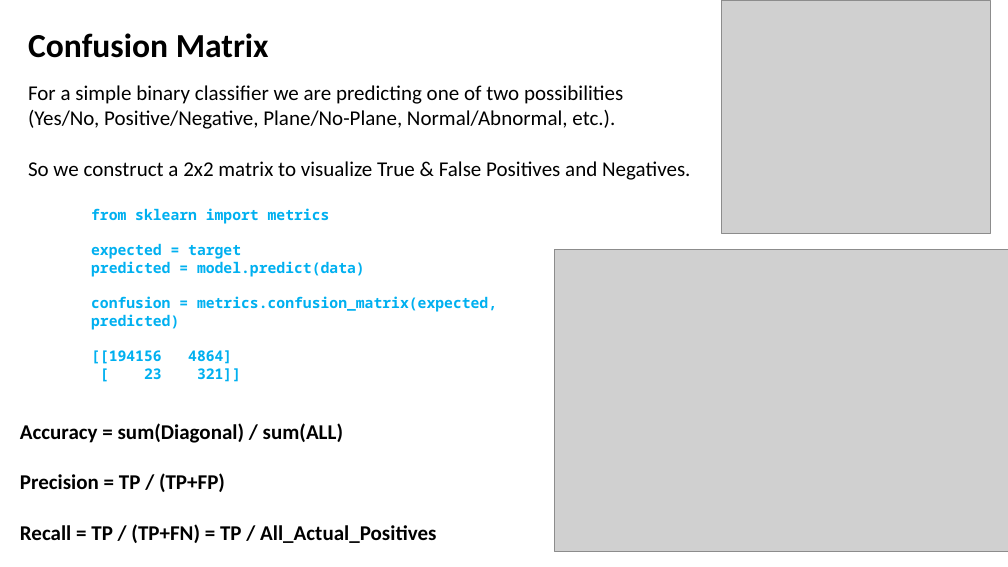
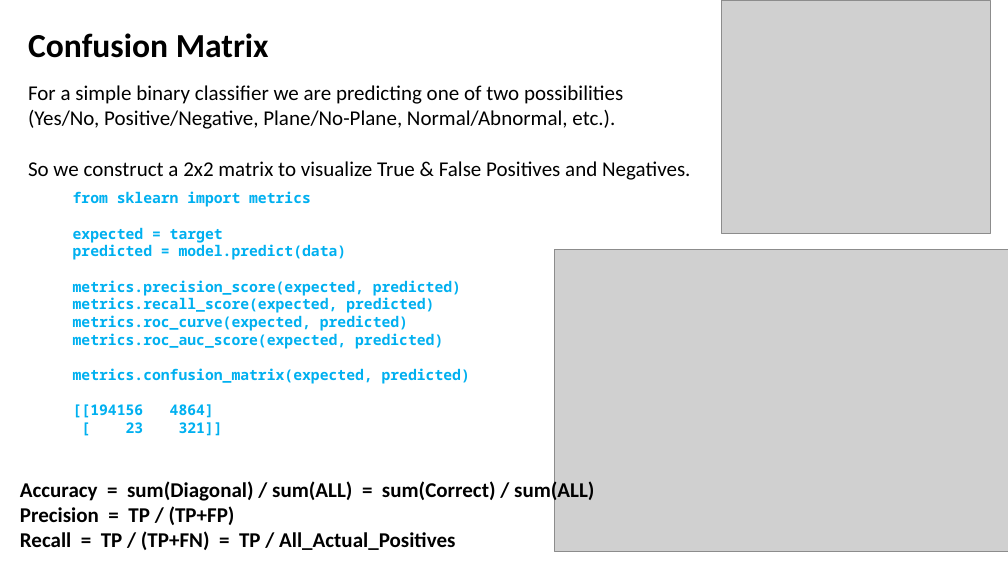
Before and after one commit to lselector/ml_ai_doc, a slide deck: slide 4 of Precision_Recall_ROC_Confusion.pptx (slide 3 before the commit). Drawn at 1008x567 pixels with LibreOffice and Linux fonts; fonts in the diff are those of the drawing; grey boxes stand for pictures. Boxes give left, top, right and bottom in pixels: in the first picture for what was removed or moved away, otherwise in the second. Text is boxed around its words. In the diff, an @@ line names an element or a change of style, - is before the commit and + after.

```diff
--- a/Precision_Recall_ROC_Confusion.pptx
+++ b/Precision_Recall_ROC_Confusion.pptx
@@ text "from sklearn import metrics": place and size @@
-text "from sklearn import metrics" at [91, 208, 497, 382]
+text "from sklearn import metrics" at [73, 191, 470, 436]
@@ text at [73, 280, 470, 384]: text changed @@
-confusion = metrics.confusion_matrix(expected, predicted)
+metrics.precision_score(expected, predicted)
+metrics.recall_score(expected, predicted)
+metrics.roc_curve(expected, predicted)
+metrics.roc_auc_score(expected, predicted)
+metrics.confusion_matrix(expected, predicted)
@@ text "Accuracy = sum(Diagonal) / sum(ALL) ...": place and size @@
-text "Accuracy = sum(Diagonal) / sum(ALL) ..." at [20, 423, 436, 543]
+text "Accuracy = sum(Diagonal) / sum(ALL) ..." at [20, 480, 594, 550]
@@ text at [20, 480, 594, 504]: text changed @@
-Accuracy = sum(Diagonal) / sum(ALL)
+Accuracy = sum(Diagonal) / sum(ALL) = sum(Correct) / sum(ALL)
```
Also in this commit, not shown: 2 other slides changed, 1 slide added, 1 other file.
